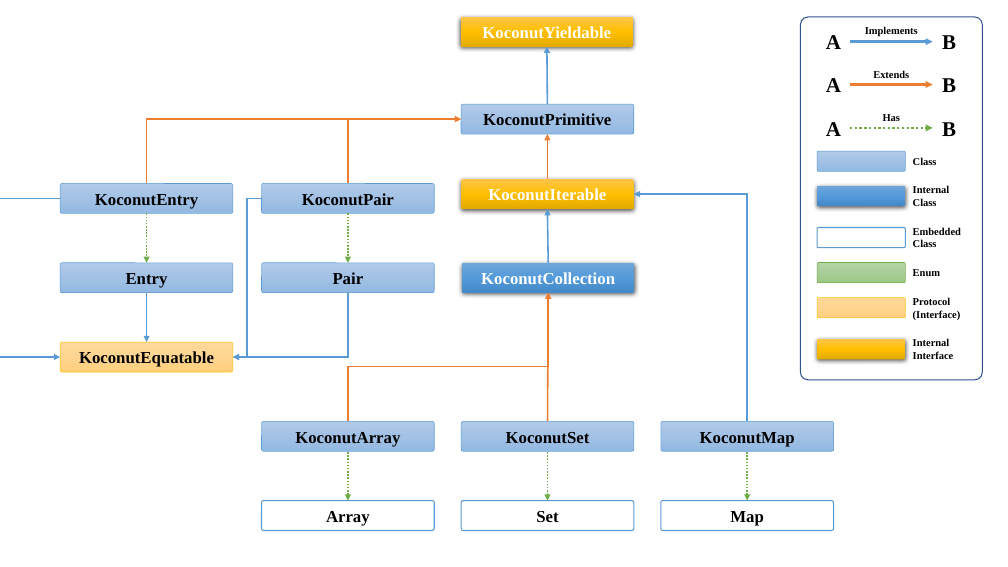
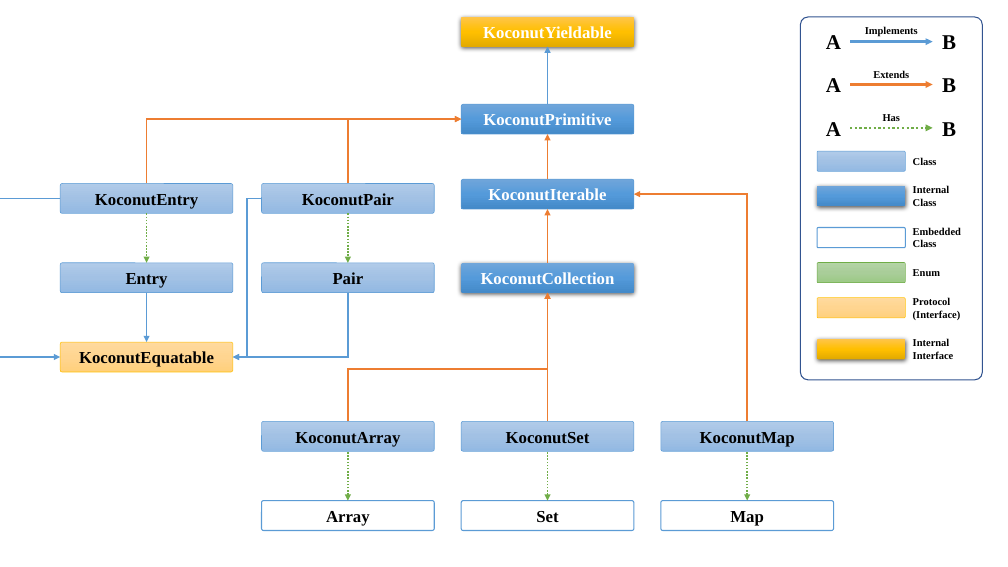
Before and after one commit to ApexCaptain/Koconut, a slide deck: slide 1 of ReadMeRes/ImageFactory.pptx. Drawn at 1008x567 pixels with LibreOffice and Linux fonts; fonts in the diff are those of the drawing. Boxes give left, top, right and bottom in pixels: in the first picture for what was removed or moved away, otherwise in the second. Text is boxed around its words. In the diff, an @@ line names an element or a change of style, - is before the commit and + after.

```diff
--- a/ReadMeRes/ImageFactory.pptx
+++ b/ReadMeRes/ImageFactory.pptx
@@ rounded rectangle "KoconutPrimitive" at box(461, 104, 634, 135): text colour #000000 to #FFFFFF; fill gradient #B1CBE9 to #A3C1E5 to #93B9E4 to gradient #71A6DB to #559BDB to #448ACA @@
@@ rounded rectangle "KoconutIterable" at box(461, 179, 634, 209): fill gradient #FFC64B to #FFC000 to #E3AB00 to gradient #71A6DB to #559BDB to #448ACA; outline none to #5B9BD5 0.5 pt; shadow off @@
@@ arrow (547, 263) - (547, 209): stroke #5B9BD5 1.5 pt to #ED7D31 1.5 pt @@
@@ elbow arrow (747, 421) - (634, 194): stroke #5B9BD5 1.5 pt to #ED7D31 1.5 pt @@
@@ elbow arrow (348, 421) - (547, 293): route changed @@
```
Also in this commit, not shown: 2 other files.
